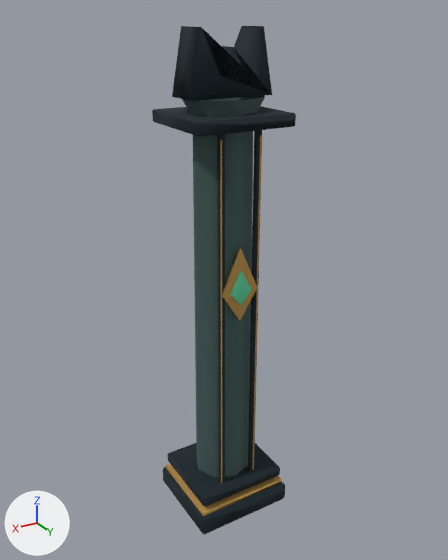
What one commit did to the glTF model native/assets/style3d/prop_0_4.glb.
Both versions are drawn from a camera (50 mm lens) standing at (4.61, 7.72, 8.06) and looking at (-0.06, -0.07, 4.16). The lights are fixed; the arrows at lower left show +X, +Y and +Z. The picture after the commit comes second. Where no turn or scale is listed for an object, it has been applied to the vertices.

Objects in the first picture: 'CarvedEye', 'CarvedPillar', 'Cornice', 'Cornice.001', 'Fluting', 'Fluting.001', 'GiltFluting', 'Plinth', 'PlinthGold', 'SplitCrown' and 2 more.
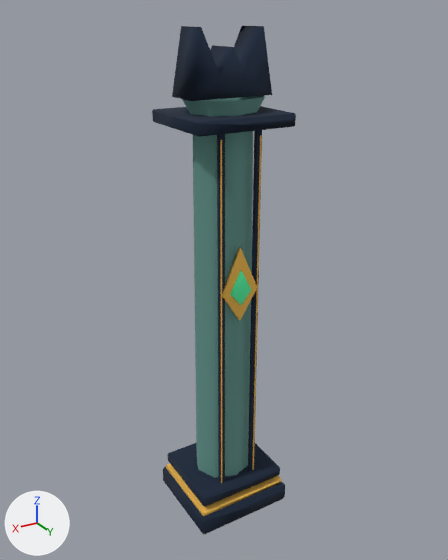
Where the change shows, as pixel boxes [x1, y1, x2, y2] in the pictures (448 x 560 px; the box of a moved part takes in the faces that stretch with it):
'CarvedPillar', recoloured (dark cyan to cyan): [182, 96, 265, 478] in both
part 1 of me_carvedeye, moved or reshaped: [222, 247, 241, 320] in both
part 2 of me_carvedeye, recoloured: [223, 249, 257, 320] in both
part 3 of me_splitcrown, moved or reshaped: [172, 26, 272, 101] in both
part 4 of me_splitcrown, recoloured: [246, 27, 272, 94] in both

What the commit changed:
Material 'Paint_15253b_0' (mat_paint_15253b_0) is new.
Its base color is (0.0075, 0.0185, 0.0437) (dark blue #15253b).
Its roughness is 1.0.
Material 'Paint_efba50_0' (mat_paint_efba50_0) is new.
Its base color is (0.863, 0.491, 0.0802) (orange #efba50).
Its roughness is 1.0.
Material 'Paint_65968e_0' (mat_paint_65968e_0) is new.
Its base color is (0.13, 0.305, 0.27) (cyan #65968e).
Its roughness is 1.0.
me_carvedpillar has 36 vertices, 48 faces and spans x -0.67..0.67, y -0.59..0.59, z 0.42..7.0.
me_carvedpillar no longer uses material mat_paint_435b58_0 (dark cyan #435b58).
me_carvedpillar gains material mat_paint_65968e_0 (cyan #65968e).
me_carvedeye has 8 vertices, 12 faces and spans x -0.31..0.31, y -0.027..0.027, z 3.71..4.9.
me_carvedeye is used by ob_carvedeye; location (0.0, 0.49, 0.0).
Part 1, on me_carvedeye:
12 faces are deleted.
12 new faces join them.
me_carvedeye part 2: 4 faces spanning x -0.31..0.31, y -0.027..0.027, z 3.71..4.9 switch from mat_paint_bb914c_0 (orange #bb914c) to mat_paint_efba50_0 (orange #efba50).
me_splitcrown has 14 vertices, 24 faces and spans x -0.65..0.65, y -0.275..0.275, z 7.0..7.9.
me_splitcrown is used by ob_splitcrown; location (0.0, 0.0, 0.0).
Part 3, on me_splitcrown:
24 faces are deleted.
24 new faces join them.
me_splitcrown part 4: 2 faces spanning x -0.65..-0.2, y -0.275..0.275, z 7.0..7.9 switch from mat_paint_15252c_0 (dark blue #15252c) to mat_paint_15253b_0 (dark blue #15253b).
